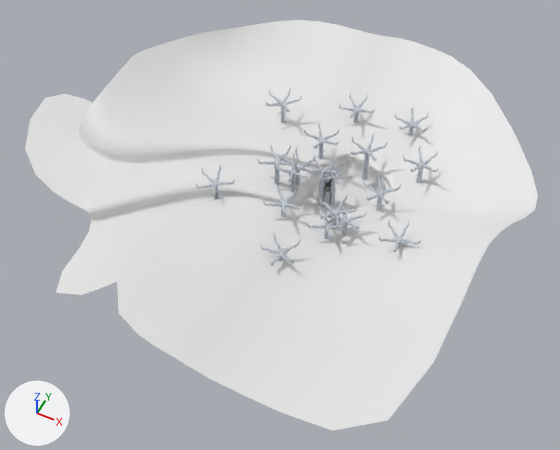
Renders of the FBX model BroadcastPerchProject/Assets/Broadcast_Perch/Assets/Meshes/Treetop Layout.fbx from each side of a commit.
Rendered twice from a camera (50 mm lens) standing at (435.0, -1102.0, 1212.0) and looking at (-67.0, -98.0, -43.0). The lights are fixed; the arrows at lower left show +X, +Y and +Z. The older version comes first. Where no turn or scale is listed for an object, it has been applied to the vertices.

Names of what the first picture shows: 'OOB Terrain', 'OOB Trees' and 1 more.
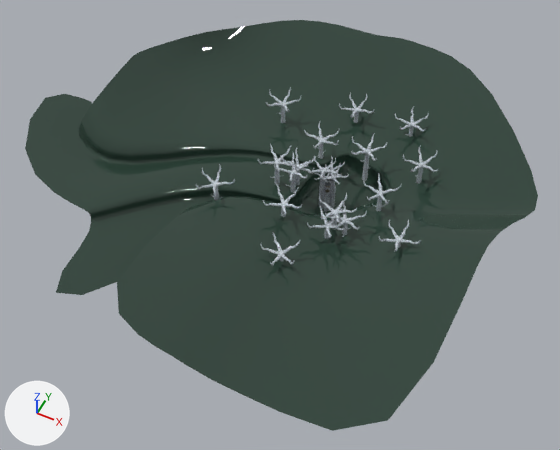
What differs and where, as boxes [x1, y1, x2, y2] in the pictures (560 x 450 px):
'OOB Terrain', recoloured (white to dark green): [25, 20, 538, 431] in both
'Trees IT', added: after [318, 172, 336, 212]
    faces in mat_log (picture img_textreetoplog4_png): [318, 172, 336, 212]

The change in detail:
Material 'Terrain' (mat_terrain) changes colour from white #e7e7e7 to dark green #2d4238; in linear values from (0.8, 0.8, 0.8) to (0.0264, 0.0548, 0.0398).
Material 'Wood Transition' (mat_wood_transition) is new.
Its texture is img_textreetopwoodtransition3_png.
Its roughness is 0.0.
Mesh me_cylinder_025_1 is new.
It has 12462 vertices, 12109 faces and spans x -19.8..18.2, y -19.6..20.0, z -50.1..61.3.
Faces by material slot: [7888, 1856, 2365].
It uses material mat_log (picture img_textreetoplog4_png).
It uses material mat_wood_transition (picture img_textreetopwoodtransition3_png).
It uses material mat_ring (picture img_textreetopring2_png).
Object 'Trees IT' (ob_trees_it) is new; it shows me_cylinder_025_1.
Its location is (0.0, 0.0, 0.0).
